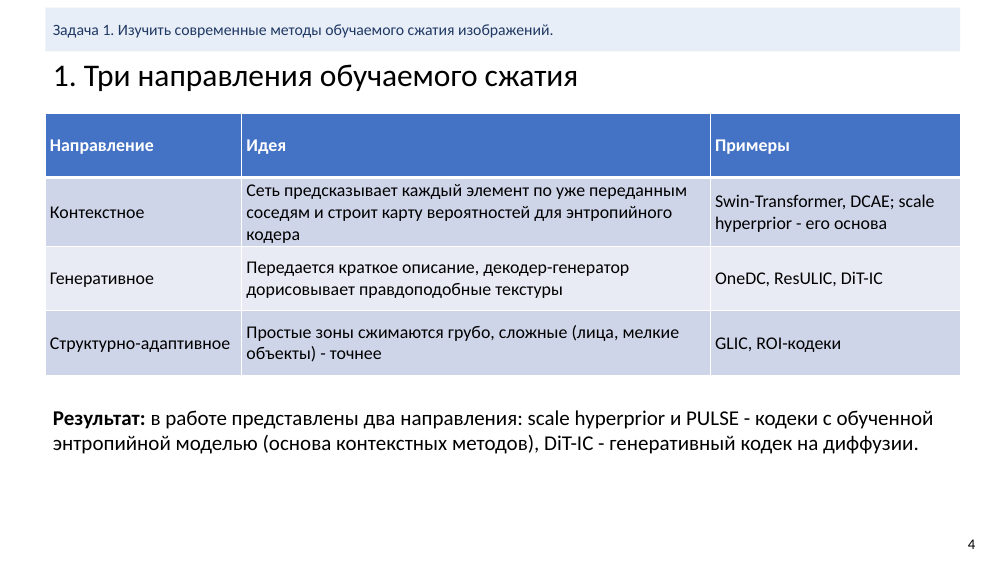
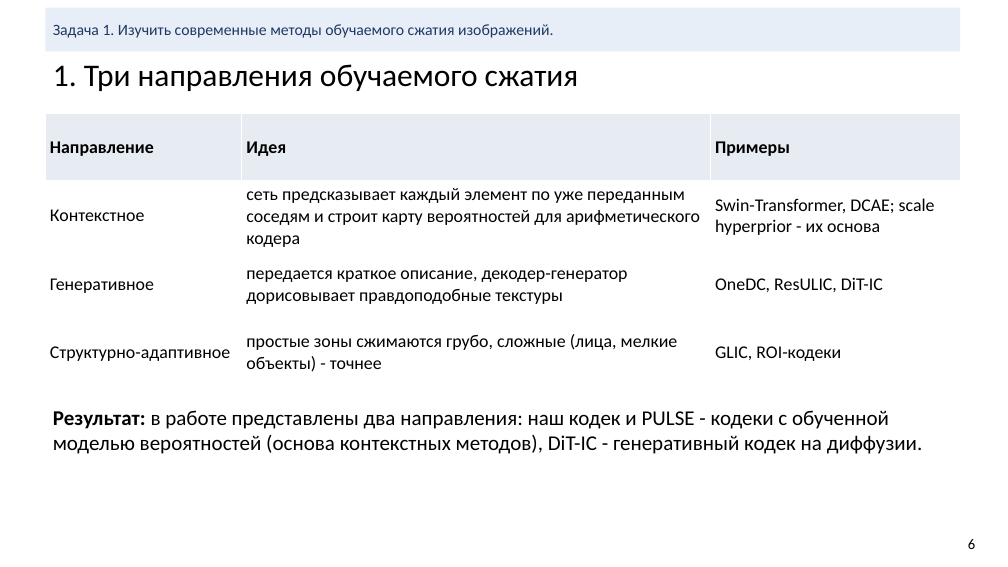
Before and after one commit to KDMCrypto/Deep-Image-Compression, a slide deck: slide 6 of documentation/cv-project-compression.pptx (slide 4 before the commit). Drawn at 1008x567 pixels with LibreOffice and Linux fonts; fonts in the diff are those of the drawing. Boxes give left, top, right and bottom in pixels: in the first picture for what was removed or moved away, otherwise in the second. Text is boxed around its words. In the diff, an @@ line names an element or a change of style, - is before the commit and + after.

```diff
--- a/documentation/cv-project-compression.pptx
+++ b/documentation/cv-project-compression.pptx
@@ table at (45,113,960,386) @@
-row 2, column 2: Сеть предсказывает каждый элемент по уже переданным соседям и строит карту вероятностей для энтропийного кодера
+row 2, column 2: сеть предсказывает каждый элемент по уже переданным соседям и строит карту вероятностей для арифметического кодера
-row 2, column 3: Swin-Transformer, DCAE; scale hyperprior - его основа
+row 2, column 3: Swin-Transformer, DCAE; scale hyperprior - их основа
-row 3, column 2: Передается краткое описание, декодер-генератор дорисовывает правдоподобные текстуры
+row 3, column 2: передается краткое описание, декодер-генератор дорисовывает правдоподобные текстуры
-row 4, column 2: Простые зоны сжимаются грубо, сложные (лица, мелкие объекты) - точнее
+row 4, column 2: простые зоны сжимаются грубо, сложные (лица, мелкие объекты) - точнее
@@ fill #4472C4 to #E7ECF3 in row 1 @@
@@ fill #CFD5EA to #FFFFFF in 6 cells @@
@@ fill #E9EBF5 to #FFFFFF in row 3 @@
@@ text colour #FFFFFF to #000000 in "Направление", "Идея", "Примеры" @@
@@ text at (53,410,923,454): text changed @@
-Результат: в работе представлены два направления: scale hyperprior и PULSE - кодеки с обученной энтропийной моделью (основа контекстных методов), DiT-IC - генеративный кодек на диффузии.
+Результат: в работе представлены два направления: наш кодек и PULSE - кодеки с обученной моделью вероятностей (основа контекстных методов), DiT-IC - генеративный кодек на диффузии.
@@ text at (968,539,975,549): text changed @@
-4
+6
```
Also in this commit, not shown: 17 other slides changed, 15 slides added, 2 slides removed, 19 other files.
